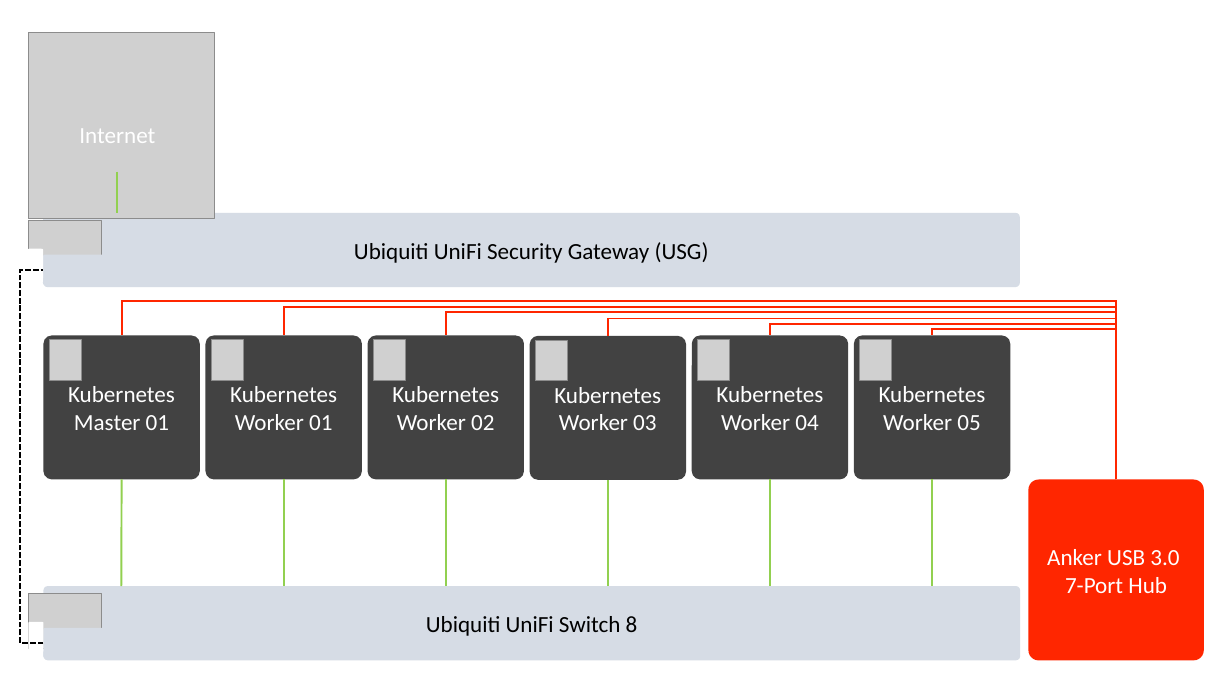
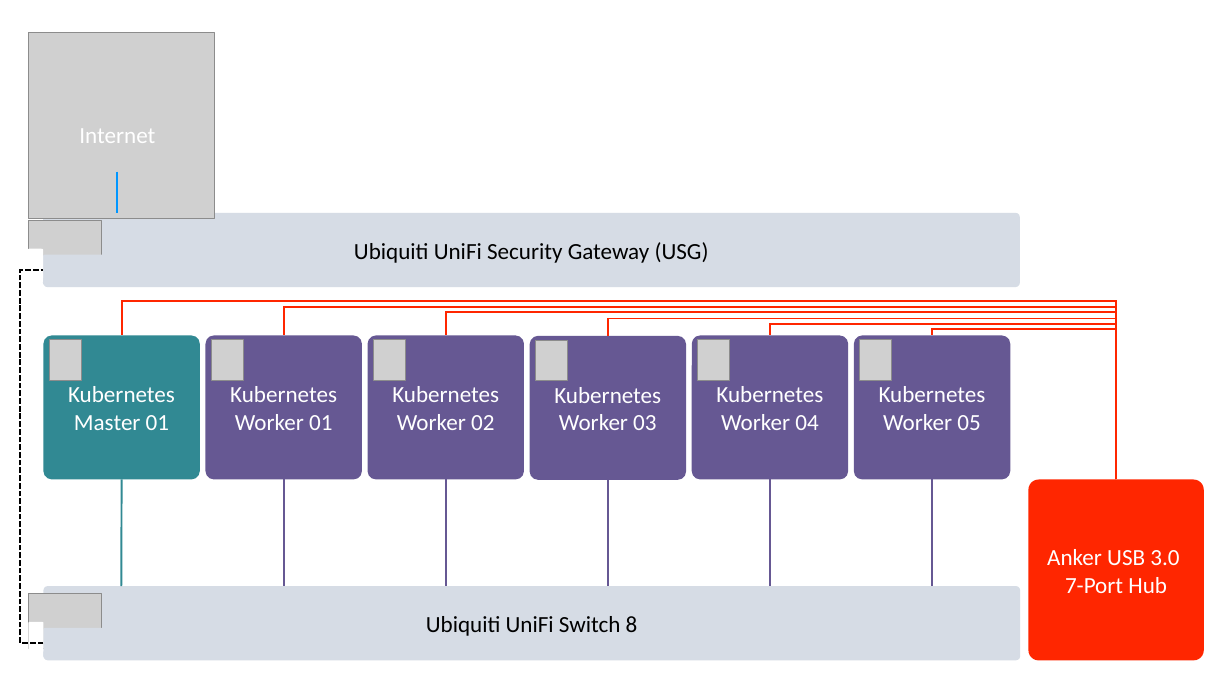
Before and after one commit to likamrat/ARMadillo, a slide deck: slide 2 of img/architecture.pptx. Drawn at 1232x693 pixels with LibreOffice and Linux fonts; fonts in the diff are those of the drawing; grey boxes stand for pictures. Boxes give left, top, right and bottom in pixels: in the first picture for what was removed or moved away, otherwise in the second. Text is boxed around its words. In the diff, an @@ line names an element or a change of style, - is before the commit and + after.

```diff
--- a/img/architecture.pptx
+++ b/img/architecture.pptx
@@ line (117, 172) - (117, 213): stroke #92D050 1.5 pt to #0096FF 1.5 pt @@
@@ rounded rectangle "Kubernetes Master 01" at [43,335,200,480]: fill #424242 to #318993 @@
@@ fill #424242 to #665893 in 5 elements at [205,335,361,480], [368,335,524,480], [530,336,686,481], [692,335,848,480], [854,335,1010,480] @@
@@ line (122, 480) - (121, 586): stroke #92D050 1.5 pt to #318993 1.5 pt @@
@@ line (284, 480) - (284, 586): stroke #92D050 1.5 pt to #665893 1.5 pt @@
@@ line (445, 480) - (445, 586): stroke #92D050 1.5 pt to #665893 1.5 pt @@
@@ line (608, 480) - (608, 587): stroke #92D050 1.5 pt to #665893 1.5 pt @@
@@ line (770, 480) - (770, 586): stroke #92D050 1.5 pt to #665893 1.5 pt @@
@@ line (933, 480) - (933, 587): stroke #92D050 1.5 pt to #665893 1.5 pt @@
```
Also in this commit, not shown: 1 other slide changed, 4 other files.
